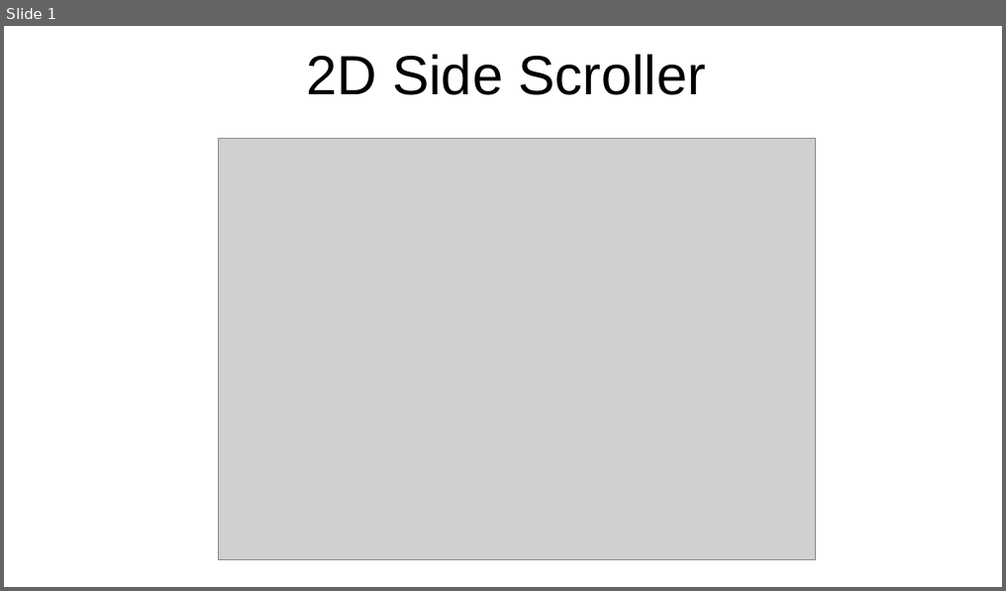
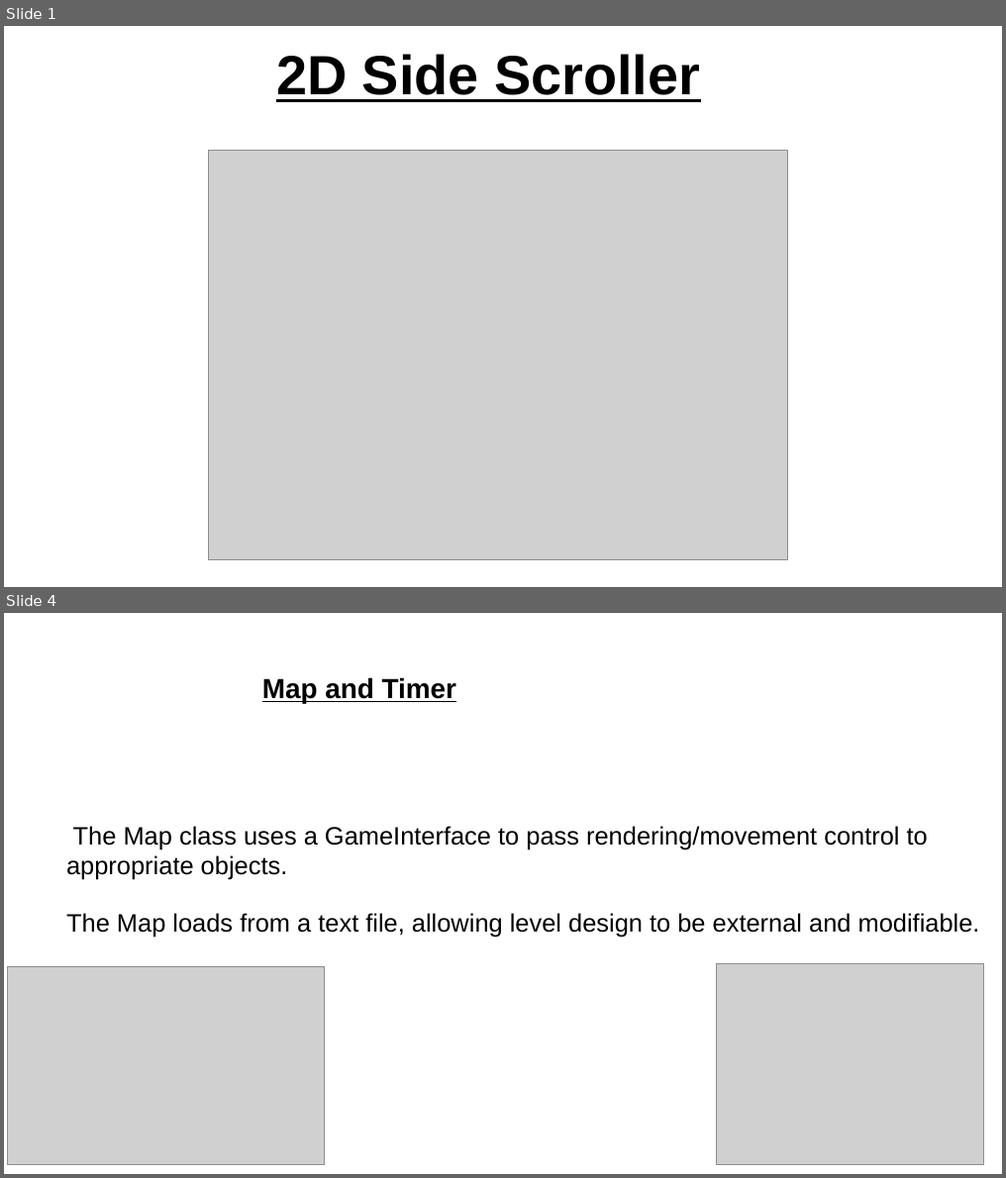
Before and after one commit to tellmon/2D-side-scroller, a slide deck: powerPoint.odp. Shown one above the other, each under a label of ours: slide 1 before the commit, slides 1 and 4 after it; the slides between them are not shown. The pictures are 1006x591 and 1006x1178 pixels, drawn with LibreOffice and Linux fonts; fonts in the diff are those of the drawing; grey boxes stand for pictures. Boxes give left, top, right and bottom in pixels: in the first picture for what was removed or moved away, otherwise in the second. Text is boxed around its words. In the diff, an @@ line names an element or a change of style, - is before the commit and + after.

```diff
--- a/powerPoint.odp
+++ b/powerPoint.odp
@@ slide 4 added at [4,613,1002,1174], background #FFFFFF @@
@@ text added at [262,677,456,703], 22 pt, text #000000, bold, underline @@
+Map and Timer
@@ text added at [66,826,980,938], 20 pt, text #000000 @@
+The Map class uses a GameInterface to pass rendering/movement control to appropriate objects.
+The Map loads from a text file, allowing level design to be external and modifiable.
@@ picture added at [8,967,325,1165] @@
@@ picture added at [717,964,984,1165] @@
@@ slide 1 changed as well @@
@@ title "2D Side Scroller": place and size @@
-title "2D Side Scroller" at [307,54,706,95]
+title "2D Side Scroller" at [276,54,700,102]
@@ title "2D Side Scroller" at [276,54,700,102]: bold on, underline on @@
@@ picture: place and size @@
-picture at [218,138,816,561]
+picture at [209,151,788,561]
```
Also in this commit, not shown: 1 other slide changed, 6 other slides added, 6 slides removed, 2 other files.
